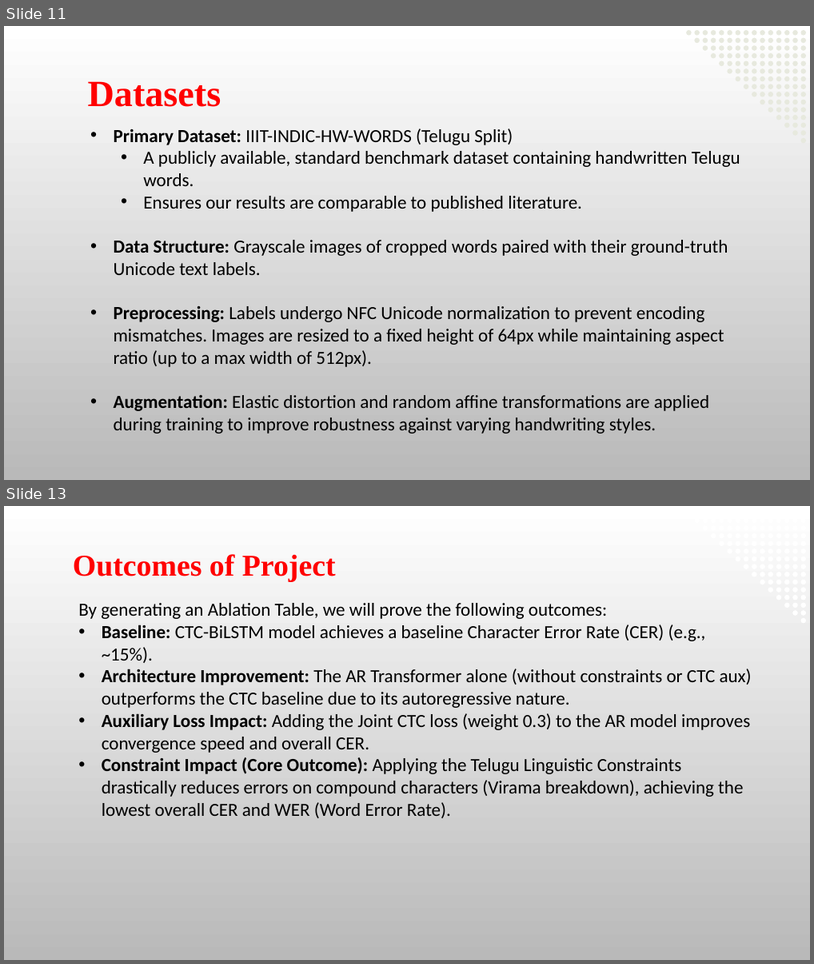
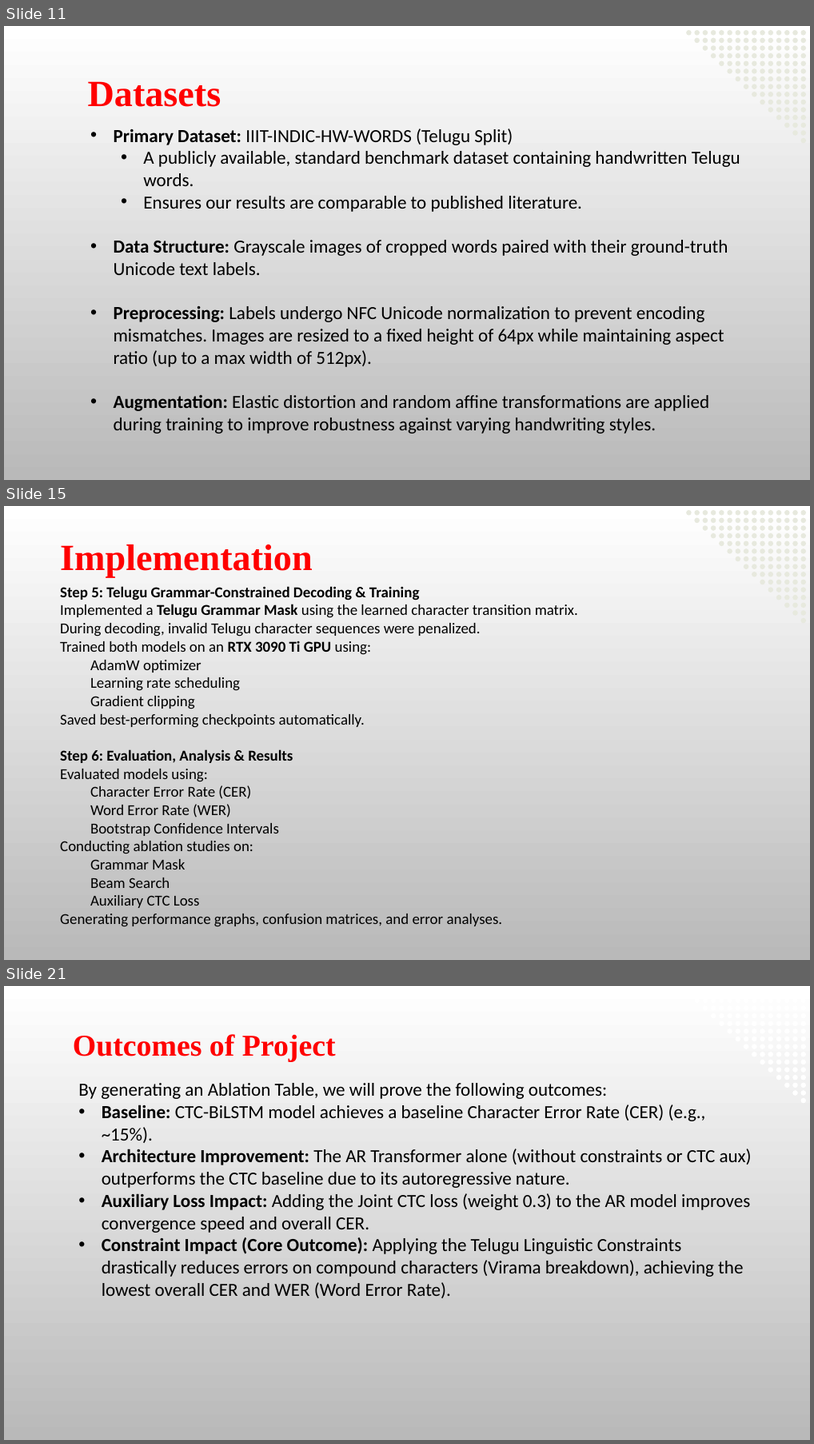
Before and after one commit to Bhargav-252006/telugu_htr, a slide deck: Major(b4).pptx. Shown one above the other, each under a label of ours: slides 11 and 13 before the commit, slides 11, 15 and 21 after it; the slides between them are not shown. The pictures are 814x964 and 814x1444 pixels, drawn with LibreOffice and Linux fonts; fonts in the diff are those of the drawing; background and template pictures are left out. Boxes give left, top, right and bottom in pixels: in the first picture for what was removed or moved away, otherwise in the second. Text is boxed around its words. In the diff, an @@ line names an element or a change of style, - is before the commit and + after.

```diff
--- a/Major(b4).pptx
+++ b/Major(b4).pptx
@@ slide 15 added at <box>4,506,810,960</box>, background picture (left out) @@
@@ text added at <box>60,544,312,577</box>, 44 pt, text #FF0000, bold @@
+Implementation
@@ text added at <box>60,586,578,927</box>, 18 pt, text #000000 @@
+Step 5: Telugu Grammar-Constrained Decoding & Training
+Implemented a Telugu Grammar Mask using the learned character transition matrix.
+During decoding, invalid Telugu character sequences were penalized.
+Trained both models on an RTX 3090 Ti GPU using:
+  AdamW optimizer
+  Learning rate scheduling
+  Gradient clipping
+Saved best-performing checkpoints automatically.
+Step 6: Evaluation, Analysis & Results
+Evaluated models using:
+  Character Error Rate (CER)
+  Word Error Rate (WER)
+  Bootstrap Confidence Intervals
+Conducting ablation studies on:
+  Grammar Mask
+  Beam Search
+  Auxiliary CTC Loss
+Generating performance graphs, confusion matrices, and error analyses.
@@ group added at <box>687,510,806,624</box>: 120 freeform shapes @@
@@ what was slide 13 is now slide 21 @@
```
Also in this commit, not shown: 4 slides changed, 7 other slides added, 55 other files.
